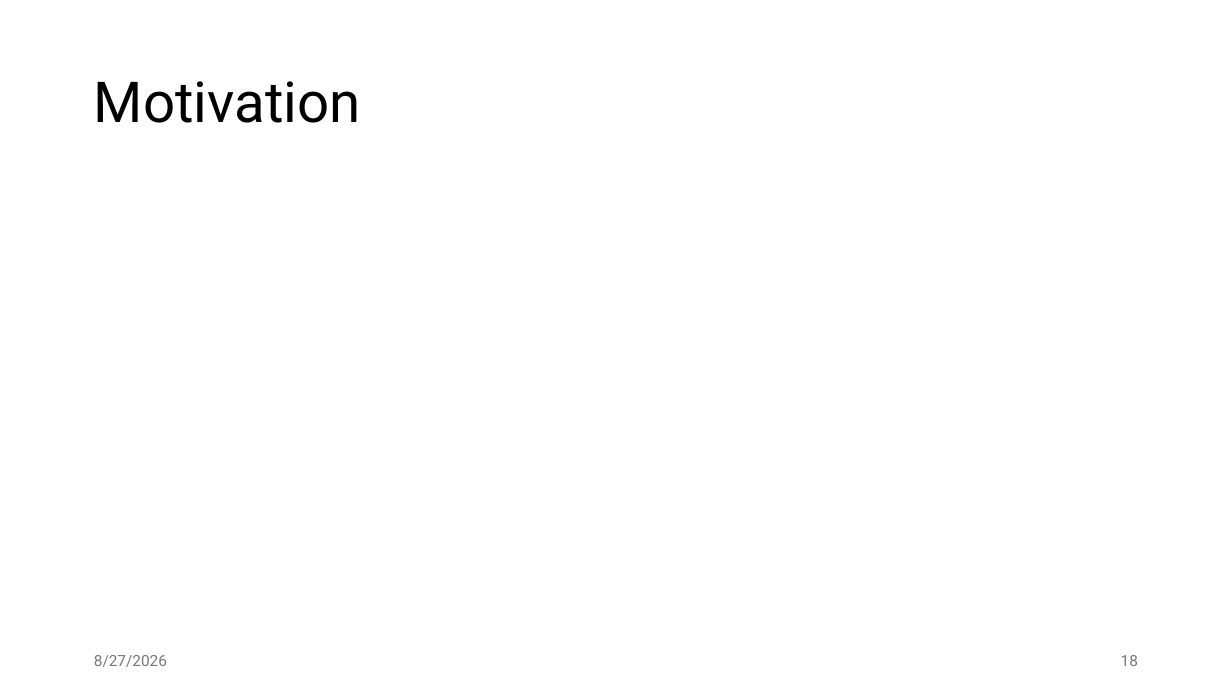
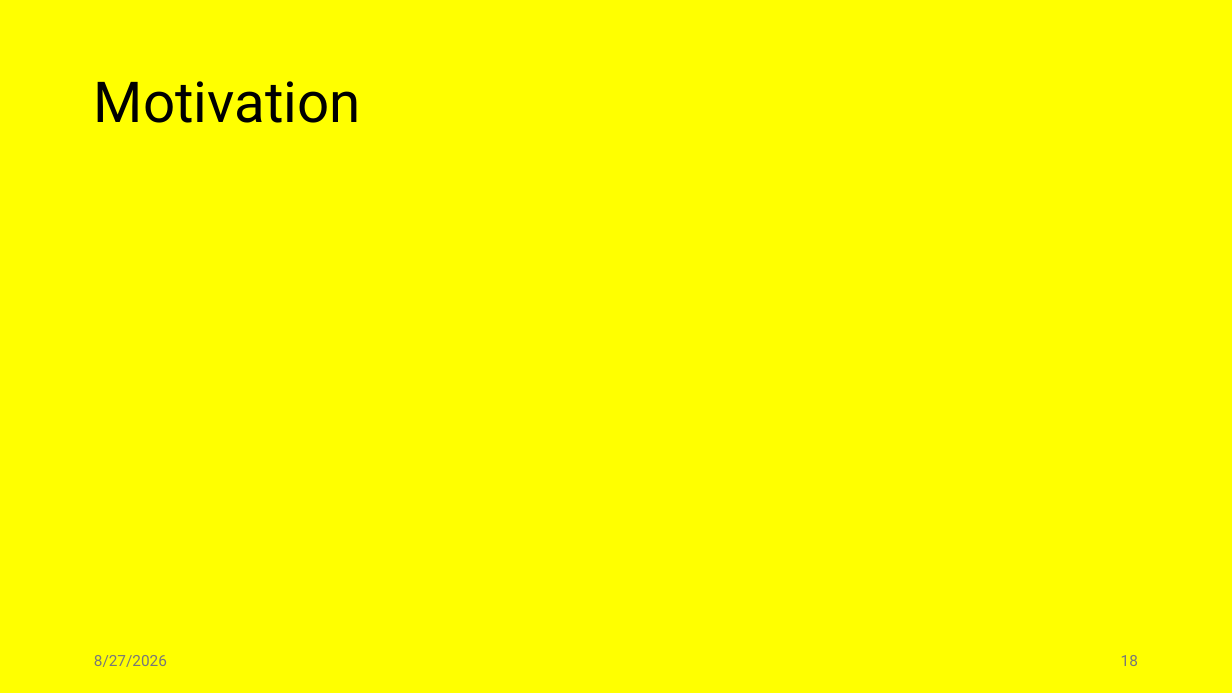
Before and after one commit to jiriklepl/phd-thesis, a slide deck: slide 18 of slides/Optimizing Memory Layouts and Traversal Orders in High-Performance Computing.pptx. Drawn at 1232x693 pixels with LibreOffice and Linux fonts; fonts in the diff are those of the drawing. Boxes give left, top, right and bottom in pixels: in the first picture for what was removed or moved away, otherwise in the second. Text is boxed around its words. In the diff, an @@ line names an element or a change of style, - is before the commit and + after.

```diff
--- a/slides/Optimizing Memory Layouts and Traversal Orders in High-Performance Computing.pptx
+++ b/slides/Optimizing Memory Layouts and Traversal Orders in High-Performance Computing.pptx
@@ background #FFFFFF to #FFFF00 @@
```
Also in this commit, not shown: 5 other slides changed, 3 slides added, 1 slide removed.
